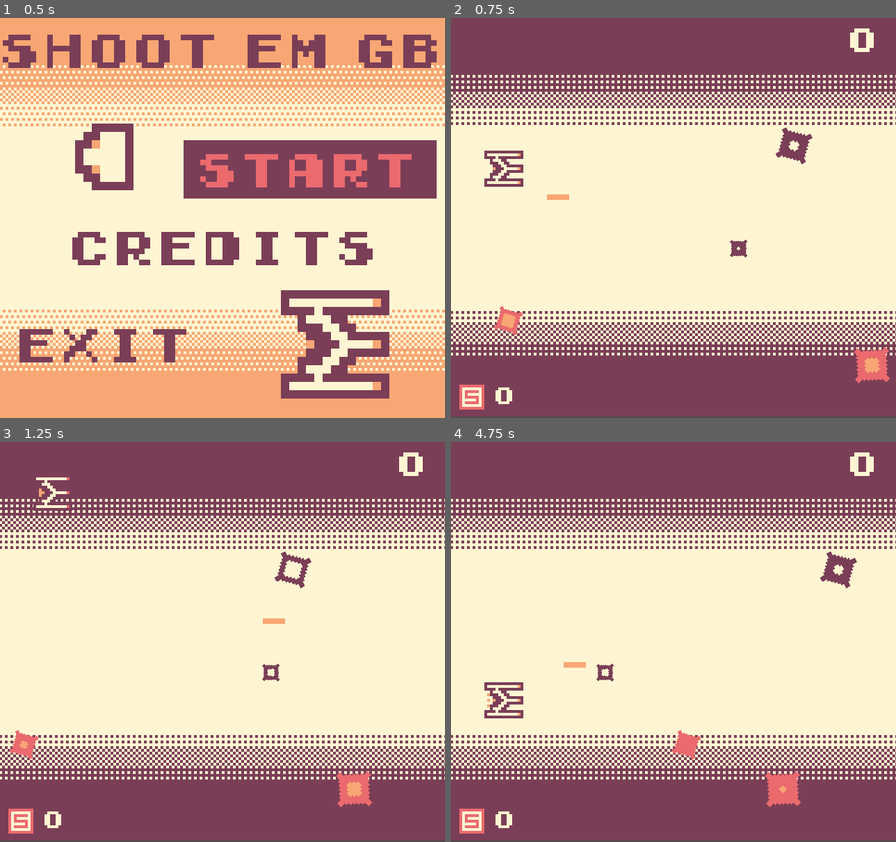
Above: before the commit, frames 1-4 (two rows, left to right).
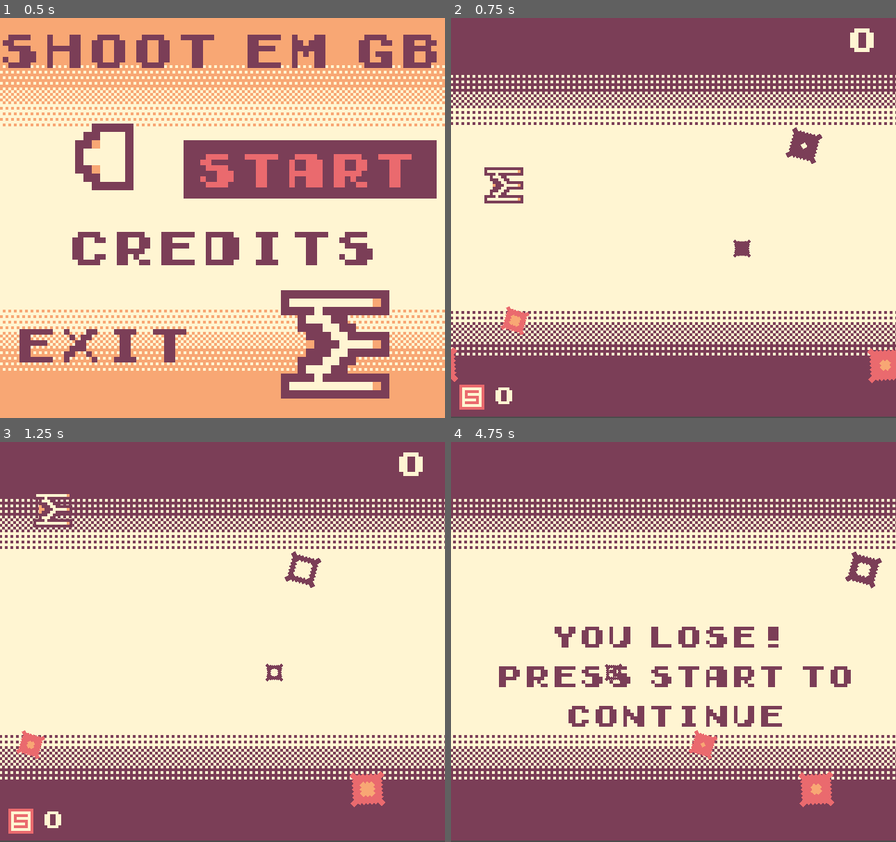
Above: after the commit, the same moments.

Repository: jdbuenol/ShootEmGB
Game: Godot game, scene res://ShootEmGB.tscn
The game is run twice, just before and just after one commit, with the same random seed, the same clock (stepped at 60 frames per second) and the same inputs.
Inputs:
- Up to frame 1 (0.5 s): no input
- Up to frame 2 (0.75 s): tap Enter (start) at 0.5 s; hold Up (ui_up) from 0.53 s (still down); tap X (basic_attack) at 0.6 s
- Up to frame 3 (1.25 s): keep holding Up (ui_up); tap C (special_attack) at 0.8 s
- Up to frame 4 (4.75 s): release Up (ui_up) at 1.28 s; hold Down (ui_down) 1.28-2.03 s; tap C (special_attack) at 1.35, 3.05, 3.6 s; tap Enter (start) at 1.55, 2.1, 3.8, 4.35 s; hold Up (ui_up) 2.03-3.53 s; tap X (basic_attack) at 2.3, 2.85, 4.55 s; hold Down (ui_down) from 3.53 s (still down)

Frame 1 is identical in both runs. In frame 2, 2.1% of the frame differs, in the area x 0-100%, y 27-92%; in frame 3, 1.8%; in frame 4, 23%, in the area x 0-100%, y 2-98%.

Commit message:
more palettes

Diff:
--- a/ShootEmGB.gd
+++ b/ShootEmGB.gd
@@ -1,9 +1,12 @@
 extends Control
 
 var current_button : int = 0
+var current_screen : bool = true
 
 const brown : Color = Color(124/255.0, 63/255.0, 88/255.0)
 const strawberry : Color = Color(235/255.0, 107/255.0, 111/255.0)
+
+const SELECT_STAGE : PackedScene = preload("res://main_screen/SelectStage.tscn")
 
 # Called when the node enters the scene tree for the first time.
 func _ready():
@@ -11,24 +14,26 @@
 
 #This executes every frame
 func _physics_process(_delta):
-	if Input.is_action_just_pressed("ui_down"):
-		current_button += 1
-		if current_button > 2:
-			current_button = 2
-		update_button()
-	elif Input.is_action_just_pressed("ui_up"):
-		current_button -= 1
-		if current_button < 0:
-			current_button = 0
-		update_button()
-	if Input.is_action_just_pressed("start") or Input.is_action_just_pressed("basic_attack"):
-		if current_button == 0:
-# warning-ignore:return_value_discarded
-			get_tree().change_scene("res://testing_scene.tscn")
-		elif current_button == 1:
-			pass
-		elif current_button == 2:
-			get_tree().quit()
+	if current_screen:
+		if Input.is_action_just_pressed("ui_down"):
+			current_button += 1
+			if current_button > 2:
+				current_button = 2
+			update_button()
+		elif Input.is_action_just_pressed("ui_up"):
+			current_button -= 1
+			if current_button < 0:
+				current_button = 0
+			update_button()
+		if Input.is_action_just_pressed("start") or Input.is_action_just_pressed("basic_attack"):
+			if current_button == 0:
+				current_screen = false
+				var select_stage : Control = SELECT_STAGE.instance()
+				add_child(select_stage)
+			elif current_button == 1:
+				pass
+			elif current_button == 2:
+				get_tree().quit()
 	if Input.is_action_just_pressed("power_off"):
 		$powerOff.start()
 	elif Input.is_action_just_released("power_off"):
--- a/ShootEmGB.tscn
+++ b/ShootEmGB.tscn
@@ -2,9 +2,9 @@
 
 [ext_resource path="res://Early GameBoy.ttf" type="DynamicFontData" id=1]
 [ext_resource path="res://ShootEmGB.gd" type="Script" id=2]
-[ext_resource path="res://assets/ship/ship_attack.png" type="Texture" id=3]
+[ext_resource path="res://assets/ship/ship_attack_1.png" type="Texture" id=3]
 [ext_resource path="res://assets/background/BG_T.png.png" type="Texture" id=4]
-[ext_resource path="res://assets/enemies/enemy_ship.png" type="Texture" id=5]
+[ext_resource path="res://assets/enemies/enemy_ship_1.png" type="Texture" id=5]
 [ext_resource path="res://music/main-title.ogg" type="AudioStream" id=6]
 
 [sub_resource type="DynamicFont" id=1]
@@ -68,6 +68,7 @@
 margin_bottom = 64.8919
 custom_fonts/font = SubResource( 2 )
 custom_colors/font_color = Color( 0.921569, 0.419608, 0.435294, 1 )
+custom_colors/font_outline_modulate = Color( 0, 0, 0, 1 )
 text = "START"
 align = 1
 valign = 1
--- a/enemies/big_enemy_ship.gd
+++ b/enemies/big_enemy_ship.gd
@@ -14,6 +14,14 @@
 
 # Called when the node enters the scene tree for the first time.
 func _ready():
+	if get_parent().current_level == 2:
+		$Particles2D.process_material.set("color", Color("c23a73"))
+	elif get_parent().current_level == 3:
+		$Particles2D.process_material.set("color", Color("94e344"))
+	elif get_parent().current_level == 4:
+		$Particles2D.process_material.set("color", Color("24b3b3"))
+	$Sprite.texture = load("res://assets/enemies/big_enemy_ship_" + str(get_parent().current_level) + ".png")
+	$Sprite2.texture = load("res://assets/enemies/big_enemy_ship_death_" + str(get_parent().current_level) + ".png")
 	randomize()
 	speed = rand_range(1.3, 3)
 	$Sprite2.visible = false
--- a/enemies/big_enemy_ship.tscn
+++ b/enemies/big_enemy_ship.tscn
@@ -1,7 +1,7 @@
 [gd_scene load_steps=8 format=2]
 
 [ext_resource path="res://assets/enemies/big_enemy_ship_1.png" type="Texture" id=1]
-[ext_resource path="res://assets/enemies/big_enemy_ship_death.png" type="Texture" id=2]
+[ext_resource path="res://assets/enemies/big_enemy_ship_death_1.png" type="Texture" id=2]
 [ext_resource path="res://enemies/big_enemy_ship.gd" type="Script" id=3]
 
 [sub_resource type="RectangleShape2D" id=1]
--- a/enemies/enemy_asteroid.gd
+++ b/enemies/enemy_asteroid.gd
@@ -6,6 +6,7 @@
 
 # Called when the node enters the scene tree for the first time.
 func _ready():
+	$Sprite.texture = load("res://assets/enemies/enemy_asteroid_" + str(get_parent().current_level) + ".png")
 	randomize()
 	rot_speed = rand_range(2, -2)
 	speed = rand_range(-0.7, 1)
--- a/enemies/enemy_asteroid.tscn
+++ b/enemies/enemy_asteroid.tscn
@@ -1,6 +1,6 @@
 [gd_scene load_steps=4 format=2]
 
-[ext_resource path="res://assets/enemies/enemy_asteroid.png" type="Texture" id=1]
+[ext_resource path="res://assets/enemies/enemy_asteroid_1.png" type="Texture" id=1]
 [ext_resource path="res://enemies/enemy_asteroid.gd" type="Script" id=2]
 
 [sub_resource type="CircleShape2D" id=1]
--- a/enemies/enemy_bullet.gd
+++ b/enemies/enemy_bullet.gd
@@ -1,4 +1,8 @@
 extends Area2D
+
+#This executes at the start of the scene
+func _ready():
+	$Sprite.texture = load("res://assets/bullets/enemy_bullet_" + str(get_parent().current_level) + ".png")
 
 #When collide with the player
 func _on_enemy_bullet_body_entered(body):
@@ -8,3 +12,7 @@
 #queue free when bullet exits the scene
 func _on_VisibilityNotifier2D_screen_exited():
 	queue_free()
+
+#bullets will be destroyed
+func get_hurt():
+	queue_free()
--- a/enemies/enemy_ship.gd
+++ b/enemies/enemy_ship.gd
@@ -11,6 +11,14 @@
 
 # Called when the node enters the scene tree for the first time.
 func _ready():
+	if get_parent().current_level == 2:
+		$Particles2D.process_material.set("color", Color("c23a73"))
+	elif get_parent().current_level == 3:
+		$Particles2D.process_material.set("color", Color("94e344"))
+	elif get_parent().current_level == 4:
+		$Particles2D.process_material.set("color", Color("24b3b3"))
+	$Sprite.texture = load("res://assets/enemies/enemy_ship_" + str(get_parent().current_level) + ".png")
+	$Sprite2.texture = load("res://assets/enemies/enemy_ship_death_" + str(get_parent().current_level) + ".png")
 	randomize()
 	speed = rand_range(-0.2, 1.5)
 	$Sprite2.visible = false
--- a/enemies/enemy_ship.tscn
+++ b/enemies/enemy_ship.tscn
@@ -1,8 +1,8 @@
 [gd_scene load_steps=8 format=2]
 
-[ext_resource path="res://assets/enemies/enemy_ship.png" type="Texture" id=1]
+[ext_resource path="res://assets/enemies/enemy_ship_1.png" type="Texture" id=1]
 [ext_resource path="res://enemies/enemy_ship.gd" type="Script" id=2]
-[ext_resource path="res://assets/enemies/enemy_ship_death.png" type="Texture" id=3]
+[ext_resource path="res://assets/enemies/enemy_ship_death_1.png" type="Texture" id=3]
 
 [sub_resource type="Animation" id=1]
 resource_name = "enemy"
--- /dev/null
+++ b/main_screen/SelectStage.gd
@@ -0,0 +1,88 @@
+extends Control
+
+var current_button : int = 0
+
+const brown : Color = Color(124/255.0, 63/255.0, 88/255.0)
+const strawberry : Color = Color(235/255.0, 107/255.0, 111/255.0)
+
+# Called when the node enters the scene tree for the first time.
+func _ready():
+	update_button()
+
+#This executes every frame
+func _physics_process(_delta):
+	if Input.is_action_just_pressed("ui_down"):
+		current_button += 1
+		if current_button > 3:
+			current_button = 3
+		update_button()
+	elif Input.is_action_just_pressed("ui_up"):
+		current_button -= 1
+		if current_button < 0:
+			current_button = 0
+		update_button()
+
+	if Input.is_action_just_pressed("start") or Input.is_action_just_pressed("basic_attack"):
+		var current_level : File = File.new()
+# warning-ignore:return_value_discarded
+		current_level.open("user://current_level.save", File.WRITE)
+		if current_button == 0:
+			current_level.store_line("1")
+		elif current_button == 1:
+			current_level.store_line("2")
+		elif current_button == 2:
+			current_level.store_line("3")
+		elif current_button == 3:
+			current_level.store_line("4")
+		current_level.close()
+		# warning-ignore:return_value_discarded
+		get_tree().change_scene("res://testing_scene.tscn")
+
+	if Input.is_action_just_pressed("special_attack"):
+		get_parent().current_screen = true
+		get_parent().current_button = 0
+		get_parent().update_button()
+		queue_free()
+
+#Update button
+func update_button():
+	if current_button == 0:
+		show_button_1(true)
+		show_button_2(false)
+		show_button_3(false)
+		show_button_4(false)
+	elif current_button == 1:
+		show_button_1(false)
+		show_button_2(true)
+		show_button_3(false)
+		show_button_4(false)
+	elif current_button == 2:
+		show_button_1(false)
+		show_button_2(false)
+		show_button_3(true)
+		show_button_4(false)
+	elif current_button == 3:
+		show_button_1(false)
+		show_button_2(false)
+		show_button_3(false)
+		show_button_4(true)
+
+#show/hide button 1:
+func show_button_1(val : bool):
+	$ColorRect2.visible = val
+	$Label2.add_color_override("font_color", strawberry if val else brown)
+
+#show/hide button 2:
+func show_button_2(val : bool):
+	$ColorRect3.visible = val
+	$Label3.add_color_override("font_color", strawberry if val else brown)
+
+#show/hide button 3:
+func show_button_3(val : bool):
+	$ColorRect4.visible = val
+	$Label4.add_color_override("font_color", strawberry if val else brown)
+
+#show/hide button 4:
+func show_button_4(val : bool):
+	$ColorRect5.visible = val
+	$Label5.add_color_override("font_color", strawberry if val else brown)
--- /dev/null
+++ b/main_screen/SelectStage.tscn
@@ -0,0 +1,138 @@
+[gd_scene load_steps=5 format=2]
+
+[ext_resource path="res://assets/background/BG_T.png.png" type="Texture" id=1]
+[ext_resource path="res://Early GameBoy.ttf" type="DynamicFontData" id=2]
+[ext_resource path="res://main_screen/SelectStage.gd" type="Script" id=3]
+
+[sub_resource type="DynamicFont" id=1]
+font_data = ExtResource( 2 )
+
+[node name="SelectStage" type="Control"]
+anchor_right = 1.0
+anchor_bottom = 1.0
+script = ExtResource( 3 )
+__meta__ = {
+"_edit_use_anchors_": false
+}
+
+[node name="ColorRect" type="ColorRect" parent="."]
+margin_right = 160.0
+margin_bottom = 144.0
+color = Color( 1, 0.964706, 0.827451, 1 )
+__meta__ = {
+"_edit_use_anchors_": false
+}
+
+[node name="Sprite" type="Sprite" parent="."]
+position = Vector2( 80, 72 )
+texture = ExtResource( 1 )
+
+[node name="Sprite2" type="Sprite" parent="."]
+position = Vector2( 80, 72 )
+texture = ExtResource( 1 )
+flip_v = true
+
+[node name="Label" type="Label" parent="."]
+margin_left = 6.0
+margin_top = 1.0
+margin_right = 190.0
+margin_bottom = 21.0
+rect_scale = Vector2( 0.8, 0.8 )
+custom_fonts/font = SubResource( 1 )
+custom_colors/font_color = Color( 0.486275, 0.247059, 0.345098, 1 )
+text = "select stage"
+__meta__ = {
+"_edit_use_anchors_": false
+}
+
+[node name="ColorRect2" type="ColorRect" parent="."]
+margin_left = 3.0
+margin_top = 24.0
+margin_right = 101.0
+margin_bottom = 42.0
+color = Color( 0.486275, 0.247059, 0.345098, 1 )
+__meta__ = {
+"_edit_use_anchors_": false
+}
+
+[node name="Label2" type="Label" parent="."]
+margin_left = 5.0
+margin_top = 26.0
+margin_right = 125.0
+margin_bottom = 46.0
+rect_scale = Vector2( 0.8, 0.8 )
+custom_fonts/font = SubResource( 1 )
+custom_colors/font_color = Color( 0.921569, 0.419608, 0.435294, 1 )
+text = "stage 01"
+__meta__ = {
+"_edit_use_anchors_": false
+}
+
+[node name="ColorRect3" type="ColorRect" parent="."]
+margin_left = 16.0
+margin_top = 52.0
+margin_right = 114.0
+margin_bottom = 70.0
+color = Color( 0.486275, 0.247059, 0.345098, 1 )
+__meta__ = {
+"_edit_use_anchors_": false
+}
+
+[node name="Label3" type="Label" parent="."]
+margin_left = 18.0
+margin_top = 54.0
+margin_right = 138.0
+margin_bottom = 74.0
+rect_scale = Vector2( 0.8, 0.8 )
+custom_fonts/font = SubResource( 1 )
+custom_colors/font_color = Color( 0.921569, 0.419608, 0.435294, 1 )
+text = "stage 02"
+__meta__ = {
+"_edit_use_anchors_": false
+}
+
+[node name="ColorRect4" type="ColorRect" parent="."]
+margin_left = 34.0
+margin_top = 83.0
+margin_right = 132.0
+margin_bottom = 101.0
+color = Color( 0.486275, 0.247059, 0.345098, 1 )
+__meta__ = {
+"_edit_use_anchors_": false
+}
+
+[node name="Label4" type="Label" parent="."]
+margin_left = 36.0
+margin_top = 85.0
+margin_right = 156.0
+margin_bottom = 105.0
+rect_scale = Vector2( 0.8, 0.8 )
+custom_fonts/font = SubResource( 1 )
+custom_colors/font_color = Color( 0.921569, 0.419608, 0.435294, 1 )
+text = "stage 03"
+__meta__ = {
+"_edit_use_anchors_": false
+}
+
+[node name="ColorRect5" type="ColorRect" parent="."]
+margin_left = 54.0
+margin_top = 119.0
+margin_right = 152.0
+margin_bottom = 137.0
+color = Color( 0.486275, 0.247059, 0.345098, 1 )
+__meta__ = {
+"_edit_use_anchors_": false
+}
+
+[node name="Label5" type="Label" parent="."]
+margin_left = 60.0
+margin_top = 121.0
+margin_right = 180.0
+margin_bottom = 141.0
+rect_scale = Vector2( 0.8, 0.8 )
+custom_fonts/font = SubResource( 1 )
+custom_colors/font_color = Color( 0.921569, 0.419608, 0.435294, 1 )
+text = "ENDLESS"
+__meta__ = {
+"_edit_use_anchors_": false
+}
--- a/ship/bullet.gd
+++ b/ship/bullet.gd
@@ -1,4 +1,8 @@
 extends Area2D
+
+#This executes at the start of the scene
+func _ready():
+	$Sprite.texture = load("res://assets/bullets/ship_bullet_" + str(get_parent().current_level) + ".png")
 
 #this executes every frame
 func _physics_process(_delta):
--- a/ship/ship.gd
+++ b/ship/ship.gd
@@ -18,7 +18,6 @@
 func _ready():
 	randomize()
 	$AnimationPlayer.play("default")
-	$CanvasLayer/Label.add_color_override("font_color", get_parent().ice_cream)
 
 # This executes every frame
 func _physics_process(_delta):
@@ -42,6 +41,7 @@
 			get_parent().bomb()
 			super_counter -= 1
 			$CanvasLayer/Label.text = str(super_counter)
+			$superTimer.start()
 
 	velocity.x = SPEED * 2
 # warning-ignore:return_value_discarded
@@ -109,3 +109,9 @@
 #Can use the super again
 func _on_superTimer_timeout():
 	super_cooldown = false
+
+#update to the current palette
+func update_palette():
+	$main_ship.texture = load("assets/ship/ship_attack_" + str(get_parent().current_level) + ".png")
+	$fuel.texture = load("assets/ship/ship_fuel_" + str(get_parent().current_level) + ".png")
+	$CanvasLayer/Sprite.texture = load("assets/upgrades/bomb_upgrade_" + str(get_parent().current_level) + ".png")
--- a/ship/ship.tscn
+++ b/ship/ship.tscn
@@ -1,10 +1,10 @@
 [gd_scene load_steps=10 format=2]
 
-[ext_resource path="res://assets/ship/ship_attack.png" type="Texture" id=1]
-[ext_resource path="res://assets/ship/ship_fuel.png" type="Texture" id=2]
+[ext_resource path="res://assets/ship/ship_attack_1.png" type="Texture" id=1]
+[ext_resource path="res://assets/ship/ship_fuel_1.png" type="Texture" id=2]
 [ext_resource path="res://ship/ship.gd" type="Script" id=3]
 [ext_resource path="res://Early GameBoy.ttf" type="DynamicFontData" id=4]
-[ext_resource path="res://assets/upgrades/bomb_upgrade.png" type="Texture" id=5]
+[ext_resource path="res://assets/upgrades/bomb_upgrade_1.png" type="Texture" id=5]
 
 [sub_resource type="RectangleShape2D" id=1]
 extents = Vector2( 6.0378, 6.34674 )
@@ -52,7 +52,6 @@
 position = Vector2( -1.52588e-05, 0 )
 texture = ExtResource( 1 )
 vframes = 3
-frame = 2
 
 [node name="fuel" type="Sprite" parent="."]
 texture = ExtResource( 2 )
--- a/testing_scene.gd
+++ b/testing_scene.gd
@@ -2,16 +2,20 @@
 
 const WIN_SCREEN : PackedScene = preload("res://winScreen/winScreen.tscn")
 
-const ice_cream : Color = Color("fff6d3")
-
+var ice_cream : Color = Color("fff6d3")
 var current_level : int = 1
 var score : int = 0
 var win_score : int = 1000
 
 #This executes at the start of the scene
 func _ready():
-	if current_level == 1:
-		$CanvasLayer/Label.add_color_override("font_color", ice_cream)
+	update_current_level()
+	update_stars()
+	ice_cream = Color("fff6d3") if current_level == 1 else Color("dad3af") if current_level == 2 else Color("e2f3e4") if current_level == 3 else Color("e2e6cf")
+	$ParallaxBackground/ParallaxLayer/Sprite.texture = load("res://assets/background/bg_" + str(current_level) + ".png")
+	$CanvasLayer/Label.add_color_override("font_color", ice_cream)
+	$ship/CanvasLayer/Label.add_color_override("font_color", ice_cream)
+	$ship.update_palette()
 	randomize()
 	$ParallaxBackground/ParallaxLayer2/Sprite.rotation_degrees = int(rand_range(0, 360))
 	$ParallaxBackground/ParallaxLayer3/Sprite.rotation_degrees = int(rand_range(0, 360))
@@ -51,10 +55,36 @@
 
 #If player loses
 func game_over():
-	$AudioStreamPlayer.queue_free()
+	for x in get_children():
+		if x == $ParallaxBackground or x == $PowerOffTimer:
+			pass
+		else:
+			x.queue_free()
+	var lose_screen : Control = WIN_SCREEN.instance()
+	lose_screen.fail()
+	add_child(lose_screen)
 
 #bomb
 func bomb():
 	for x in get_children():
 		if "enemy" in x.name:
-			x.get_hurt()
+			if x.global_position.x > $ship.global_position.x - 10:
+				x.get_hurt()
+
+#updates the current level
+func update_current_level():
+	var file : File = File.new()
+	if not file.file_exists("user://current_level.save"):
+		print("Error in file system: 01")
+		queue_free()
+# warning-ignore:return_value_discarded
+	file.open("user://current_level.save", File.READ)
+	current_level = int(file.get_line())
+
+#updates stars to stage palette
+func update_stars():
+	if current_level >= 2:
+		$ParallaxBackground/ParallaxLayer2/Sprite.texture = load("res://assets/background/star_1" + str(current_level) + ".png")
+		$ParallaxBackground/ParallaxLayer4/Sprite2.texture = load("res://assets/background/star_1" + str(current_level) + ".png")
+		$ParallaxBackground/ParallaxLayer3/Sprite.texture = load("res://assets/background/star_2" + str(current_level) + ".png")
+		$ParallaxBackground/ParallaxLayer5/Sprite2.texture = load("res://assets/background/star_2" + str(current_level) + ".png")
--- a/upgrades/laser_upgrade.gd
+++ b/upgrades/laser_upgrade.gd
@@ -1,4 +1,8 @@
 extends Area2D
+
+#this executes at the start of the scene
+func _ready():
+	$Sprite.texture = load("res://assets/upgrades/laser_upgrade_" + str(get_parent().current_level) + ".png")
 
 #this executes every frame
 func _physics_process(_delta):
--- a/upgrades/laser_upgrade.tscn
+++ b/upgrades/laser_upgrade.tscn
@@ -1,6 +1,6 @@
 [gd_scene load_steps=4 format=2]
 
-[ext_resource path="res://assets/upgrades/laser_upgrade.png" type="Texture" id=1]
+[ext_resource path="res://assets/upgrades/laser_upgrade_1.png" type="Texture" id=1]
 [ext_resource path="res://upgrades/laser_upgrade.gd" type="Script" id=2]
 
 [sub_resource type="RectangleShape2D" id=1]
--- a/upgrades/super_upgrade.gd
+++ b/upgrades/super_upgrade.gd
@@ -1,4 +1,8 @@
 extends Area2D
+
+#This executes at the start of the scene:
+func _ready():
+	$Sprite.texture = load("res://assets/upgrades/bomb_upgrade_" + str(get_parent().current_level) + ".png")
 
 #this executes every frame
 func _physics_process(_delta):
--- a/upgrades/super_upgrade.tscn
+++ b/upgrades/super_upgrade.tscn
@@ -1,6 +1,6 @@
 [gd_scene load_steps=4 format=2]
 
-[ext_resource path="res://assets/upgrades/bomb_upgrade.png" type="Texture" id=1]
+[ext_resource path="res://assets/upgrades/bomb_upgrade_1.png" type="Texture" id=1]
 [ext_resource path="res://upgrades/super_upgrade.gd" type="Script" id=2]
 
 [sub_resource type="RectangleShape2D" id=1]
@@ -10,8 +10,10 @@
 script = ExtResource( 2 )
 
 [node name="Sprite" type="Sprite" parent="."]
+position = Vector2( 0, 1 )
 texture = ExtResource( 1 )
 
 [node name="CollisionShape2D" type="CollisionShape2D" parent="."]
+position = Vector2( 0.0992126, 1.09134 )
 shape = SubResource( 1 )
 [connection signal="body_entered" from="." to="." method="_on_super_upgrade_body_entered"]
--- a/winScreen/winScreen.gd
+++ b/winScreen/winScreen.gd
@@ -1,12 +1,23 @@
 extends Control
 
+var text_color : Color = Color("7c3f58")
 
 # Called when the node enters the scene tree for the first time.
 func _ready():
-	pass # Replace with function body.
+	if get_parent().current_level == 2:
+		text_color = Color("2c1e74")
+	elif get_parent().current_level == 3:
+		text_color = Color("332c50")
+	elif get_parent().current_level == 4:
+		text_color = Color("1f084d")
+	$Label.add_color_override("font_color", text_color)
 
 #This executes every frame
 func _physics_process(_delta):
 	if Input.is_action_just_pressed("start"):
 # warning-ignore:return_value_discarded
 		get_tree().change_scene("res://ShootEmGB.tscn")
+
+#if lose
+func fail():
+	$Label.text = "YOU LOSE!\n PRESS START TO\n CONTINUE"
Binary file added: assets/background/bg_2.png
Not shown, added: assets/background/bg_2.png.import
Binary file added: assets/background/bg_3.png
Not shown, added: assets/background/bg_3.png.import
Binary file added: assets/background/bg_4.png
Not shown, added: assets/background/bg_4.png.import
Binary file added: assets/background/star_12.png
Not shown, added: assets/background/star_12.png.import
Binary file added: assets/background/star_13.png
Not shown, added: assets/background/star_13.png.import
Binary file added: assets/background/star_14.png
Not shown, added: assets/background/star_14.png.import
(and 97 more such lines)
